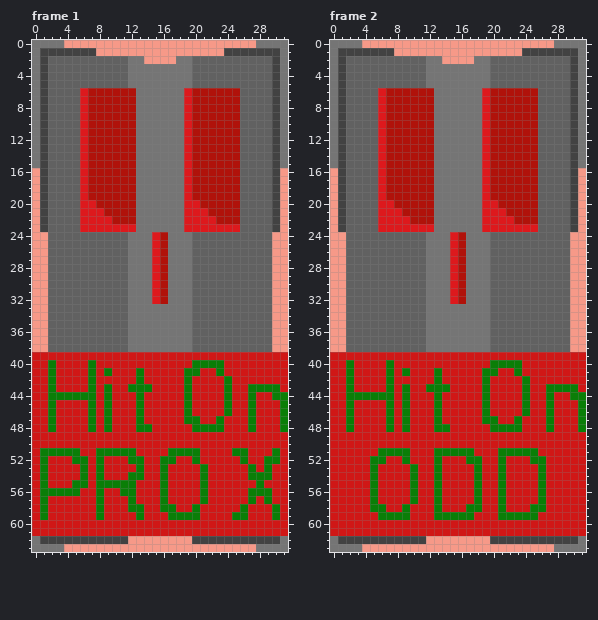
A pixel-art file gets an edit: Sprites/Tile_Sets/Map_Parts/MP_50_Thwomp.aseprite. Above: the version before the commit.
32x64 pixels, 8 frames. Shown: frame 1, frame 2. The commit also changed other frames, which this record leaves out.
New version:
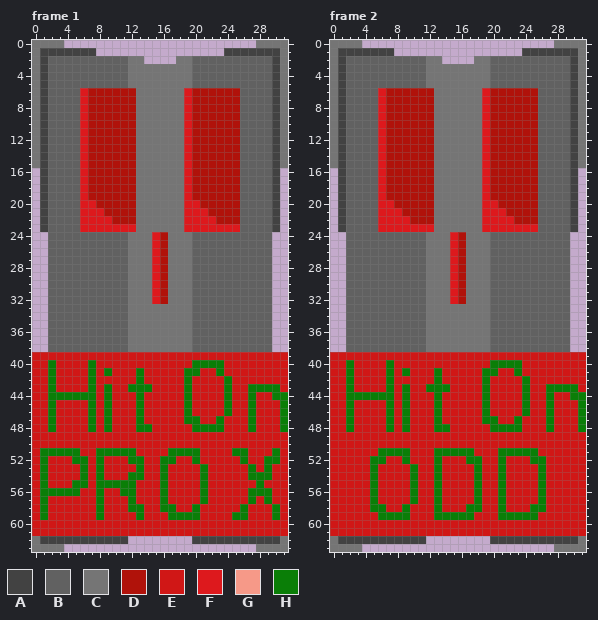
Palette (. is transparent): A #424242  B #616161  C #757575  D #b0120a  E #d01716  F #dd191d  G #f69988  H #0a7e07
From old to new:
Frame 1, layer "Layer 2":
y 0: x 4..27 GGGGGGGGGGGGGGGGGGGGGGGG -> ........................
y 1: x 8..23 GGGGGGGGGGGGGGGG -> ................
y 2: x 14..17 GGGG -> ....
y 16..23: x 0 G -> .; x 31 G -> .
y 24..38: x 0..1 GG -> ..; x 30..31 GG -> ..
y 62: x 12..19 GGGGGGGG -> ........
y 63: x 4..27 GGGGGGGGGGGGGGGGGGGGGGGG -> ........................
Frame 2, layer "Layer 2": the same change as frame 1
